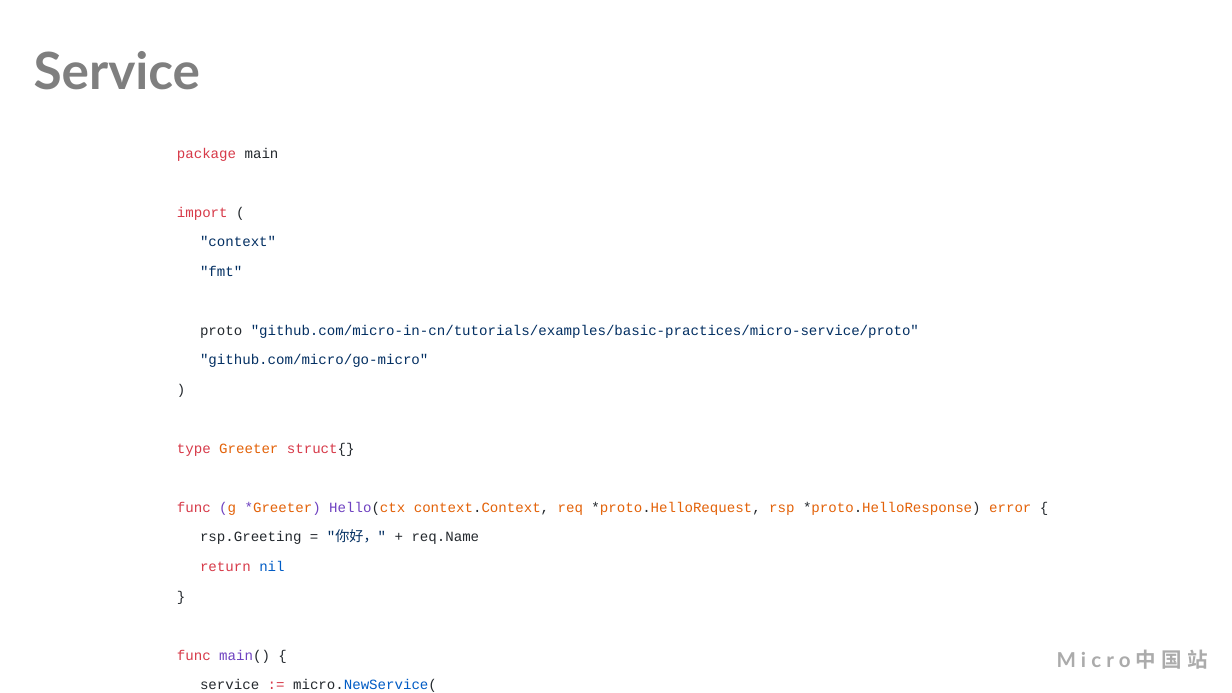
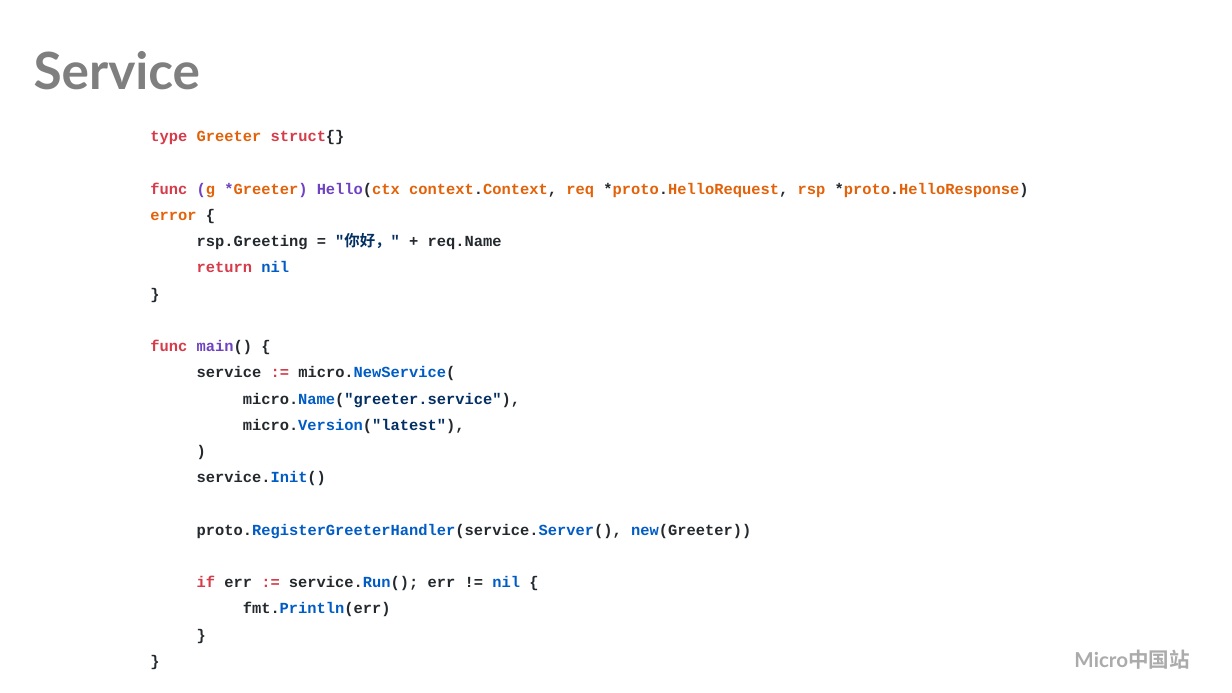
Before and after one commit to stack-labs/learning-videos, a slide deck: slide 4 of docs/Hello World/micro-hello-world.pptx. Drawn at 1232x693 pixels with LibreOffice and Linux fonts; fonts in the diff are those of the drawing; background and template pictures are left out. Boxes give left, top, right and bottom in pixels: in the first picture for what was removed or moved away, otherwise in the second. Text is boxed around its words. In the diff, an @@ line names an element or a change of style, - is before the commit and + after.

Commit message:
update ppt

```diff
--- a/docs/Hello World/micro-hello-world.pptx
+++ b/docs/Hello World/micro-hello-world.pptx
@@ text "type Greeter struct{}": place and size @@
-text "type Greeter struct{}" at (177, 147, 1131, 692)
+text "type Greeter struct{}" at (150, 130, 1029, 617)
@@ text "type Greeter struct{}" at (150, 130, 1029, 617): size 22 to 24 pt, highlight none to #FFFFFF, bold on; line spacing 46pt to 1.43 @@
@@ text at (177, 147, 919, 367): paragraphs removed @@
-package main
-import (
-"context"
-"fmt"
-proto "github.com/micro-in-cn/tutorials/examples/basic-practices/micro-service/proto"
-"github.com/micro/go-micro"
-)
@@ text "Micro中国站" at (1074, 650, 1189, 669): letter spacing 8 to 0 pt @@
```
Also in this commit, not shown: 5 other slides changed.
